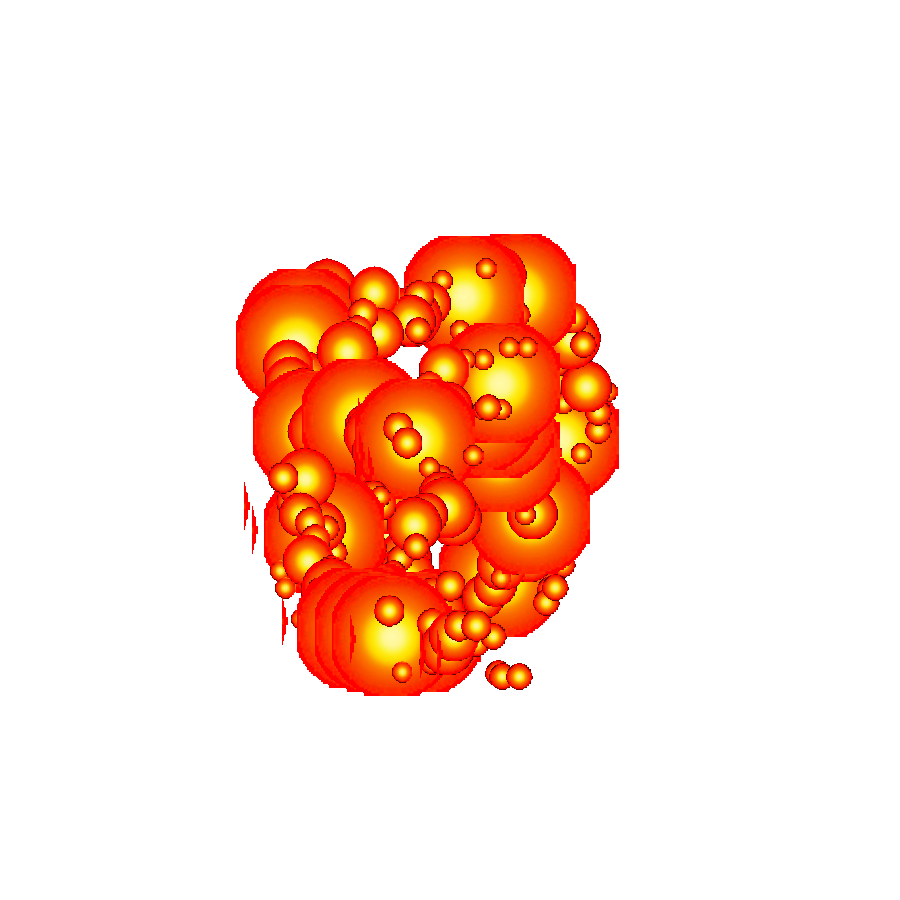
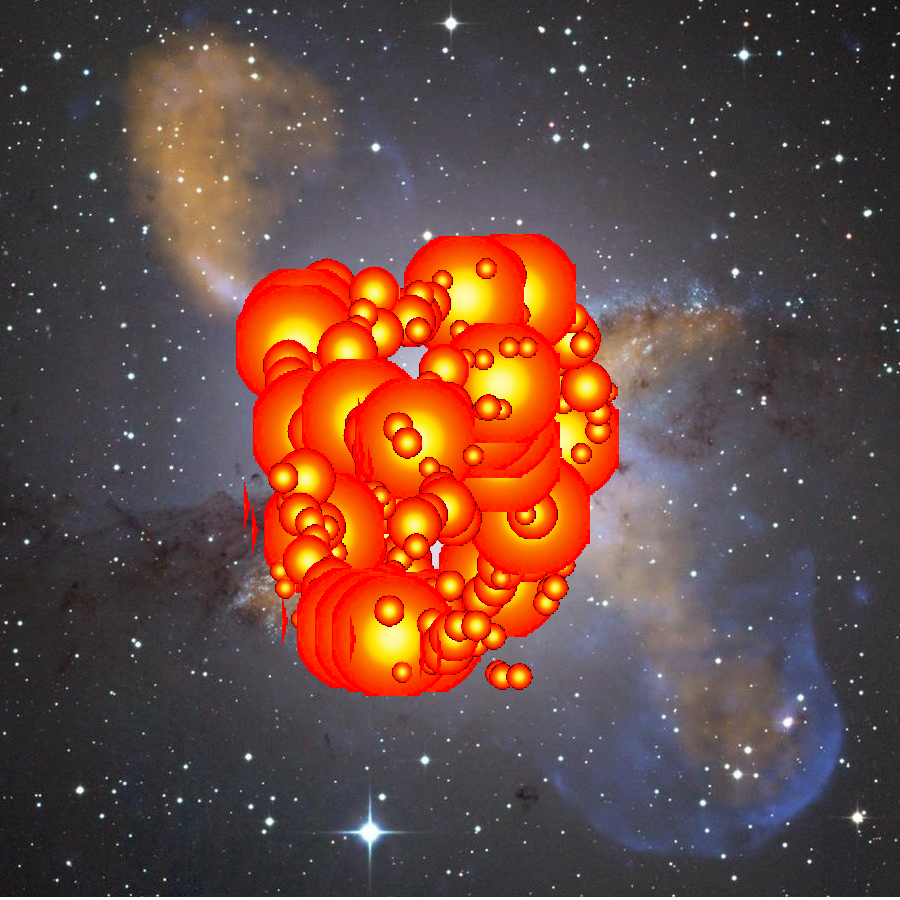
Revision of a layered 900 x 900 image; what changed, layer by layer:
added layer "dead ship background.png" over 0, 0, 900, 897
